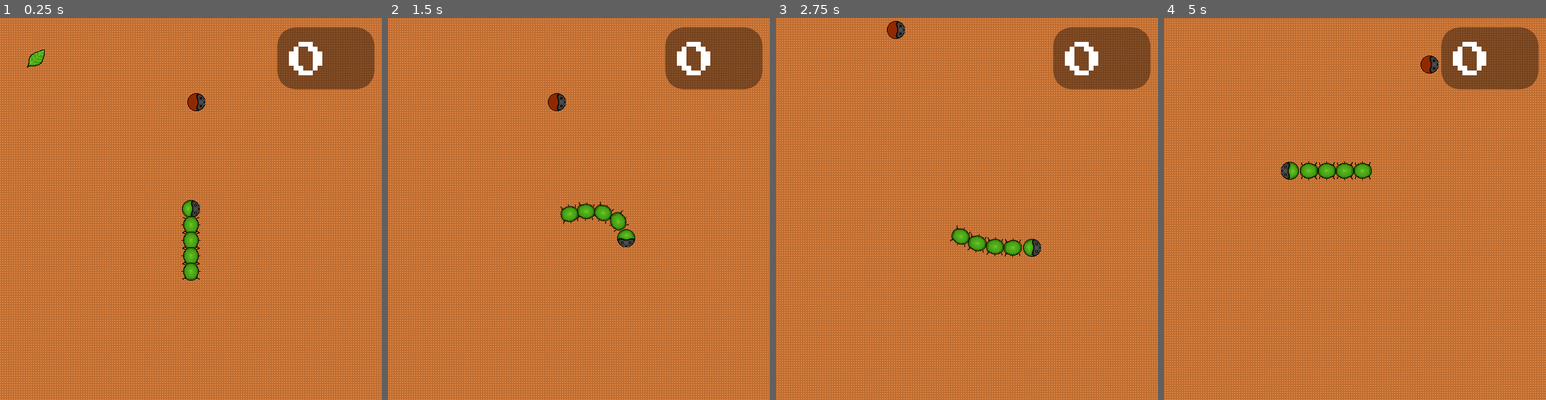
Above: before the commit, frames 1-4 (left to right).
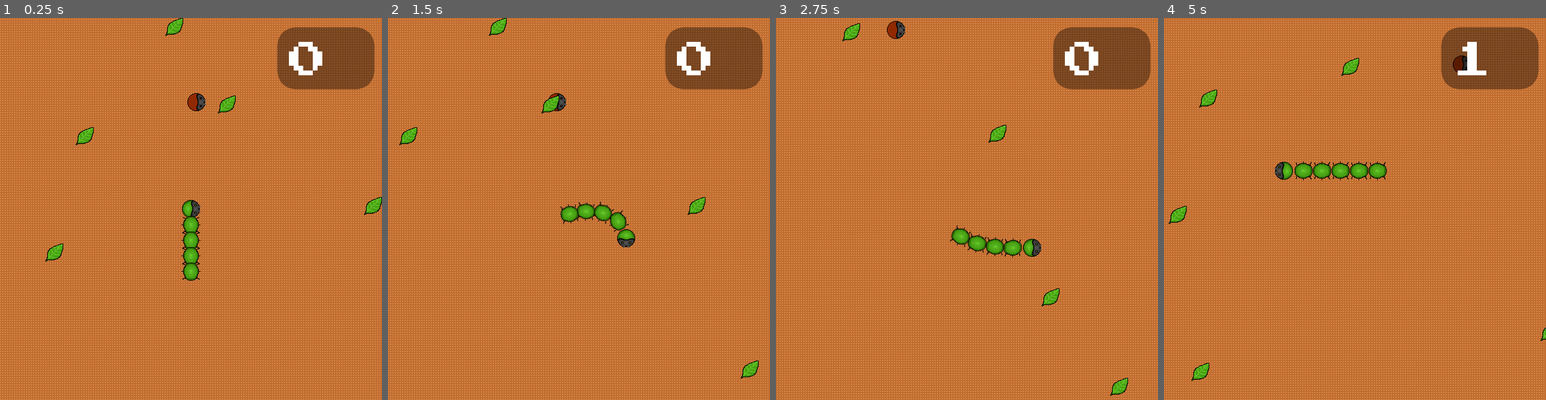
Above: after the commit, the same moments.

Repository: thatnick/grow-grow
Game: Godot game, scene res://scenes/Main.tscn
The game is run twice, just before and just after one commit, with the same random seed, the same clock (stepped at 60 frames per second) and the same inputs.
Inputs:
- Up to frame 1 (0.25 s): no input
- Up to frame 2 (1.5 s): hold Right (ui_right) 0.53-1.28 s; hold Down (ui_down) from 1.28 s (still down)
- Up to frame 3 (2.75 s): release Down (ui_down) at 2.03 s; hold Right (ui_right) from 2.03 s (still down)
- Up to frame 4 (5 s): release Right (ui_right) at 2.78 s; hold Up (ui_up) 2.78-3.53 s; hold Left (ui_left) from 3.53 s (still down)

The runs differ from the first frame. In frame 1, 0.8% of the frame differs, in the area x 7-100%, y 0-64%; in frame 2, 0.7%; in frame 3, 0.5%; in frame 4, 50%, in the area x 0-100%, y 0-100%.

Commit message:
Collectables auto spawn and respawn

Diff:
--- a/scenes/Main.tscn
+++ b/scenes/Main.tscn
@@ -1,7 +1,6 @@
-[gd_scene load_steps=8 format=2]
+[gd_scene load_steps=7 format=2]
 
 [ext_resource path="res://scenes/Player.tscn" type="PackedScene" id=1]
-[ext_resource path="res://scenes/Collectable.tscn" type="PackedScene" id=2]
 [ext_resource path="res://scripts/Main.gd" type="Script" id=3]
 [ext_resource path="res://scenes/Enemy.tscn" type="PackedScene" id=4]
 [ext_resource path="res://scenes/EnemyTimer.tscn" type="PackedScene" id=5]
@@ -21,10 +20,4 @@
 
 [node name="EnemyTimer" parent="." instance=ExtResource( 5 )]
 
-[node name="Collectable" parent="." instance=ExtResource( 2 )]
-position = Vector2( 382.946, 386.837 )
-
 [node name="HUD" parent="." instance=ExtResource( 7 )]
-
-[connection signal="collected" from="Collectable" to="." method="_on_Collectable_collected"]
-[connection signal="collected" from="Collectable" to="Player" method="_on_Collectable_collected"]
--- a/scripts/Main.gd
+++ b/scripts/Main.gd
@@ -1,26 +1,24 @@
 extends Node
 
-#const NUM_COLLECTABLES = 20
-#var collectable = preload("res://scenes/Collectable.tscn")
-#onready var background_extents = $Background/CollisionShape2D.shape.extents
-#onready var background_centre = $Background/CollisionShape2D.position
-#onready var test = $Background/Sprite.get_rect()
-#
-#func _ready():
-#	randomize()
-#	print("rect is " + str(test))
-#	for i in NUM_COLLECTABLES:
-#		spawn(collectable)
-#
-#func _on_Collectable_collected(value):
-#	spawn(collectable)
-#
-#func spawn(scene):
-#	var new_collectable = scene.instance()
-#	var pos_in_extents = Vector2(
-#		(randi() % background_extents.x) - (background_extents.x/2) + background_centre.x,
-#		(randi() % background_extents.y) - (background_extents.y/2) + background_centre.y
-#	)
-#
-#	new_collectable.position = pos_in_extents
-#	add_child(new_collectable)
+const NUM_COLLECTABLES = 20
+const background_size = Vector2(1280, 1280)
+const collectable = preload("res://scenes/Collectable.tscn")
+var rng = RandomNumberGenerator.new()
+
+func _ready():
+	rng.randomize()
+	for i in NUM_COLLECTABLES:
+		spawn(collectable)
+
+func _on_Collectable_collected(value):
+	spawn(collectable)
+
+func spawn(scene):
+	var new_collectable = scene.instance()
+	new_collectable.connect("collected", self, "_on_Collectable_collected")
+	new_collectable.connect("collected", $Player, "_on_Collectable_collected")
+	new_collectable.position = Vector2(
+		rng.randi_range(0, background_size.x),
+		rng.randi_range(0, background_size.y)
+	)
+	add_child(new_collectable)
